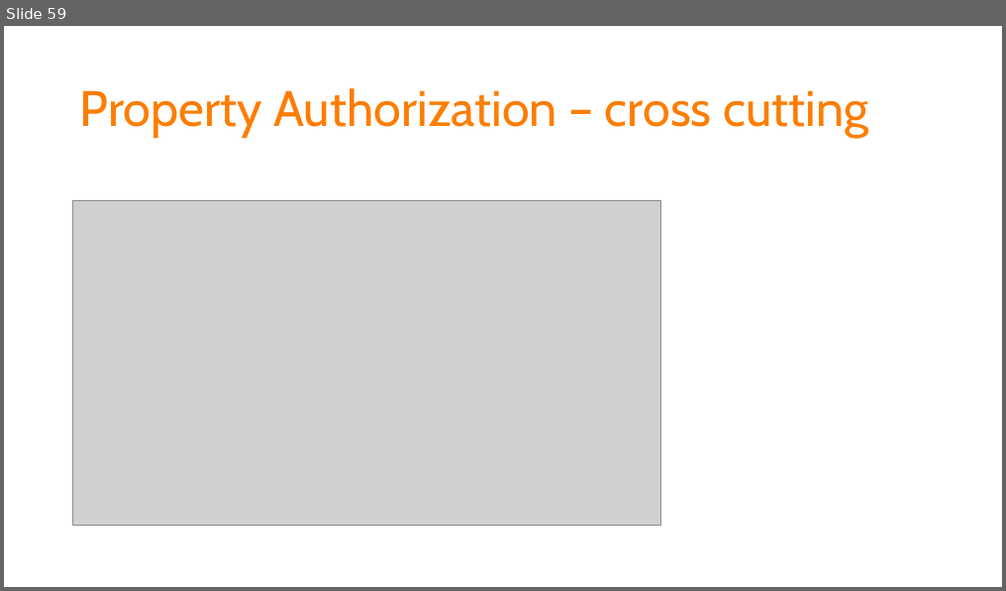
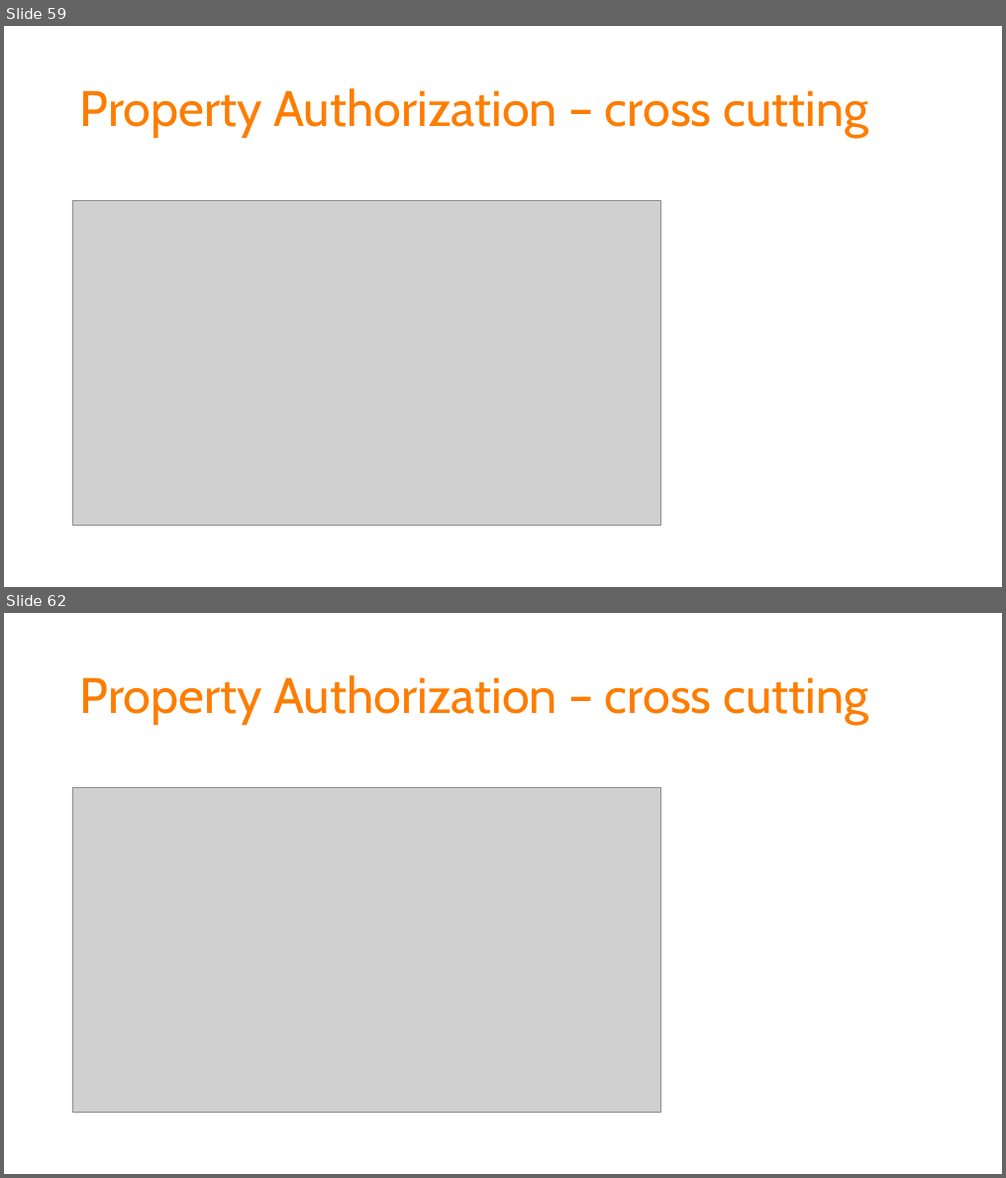
Before and after one commit to spetryjohnson/Talk---Dont-Write-Secure-Code-Design-Secure-Systems, a slide deck: Secure Systems - CodeMash 2017.pptx. Shown one above the other, each under a label of ours: slide 59 before the commit, slides 59 and 62 after it; the slides between them are not shown. The pictures are 1006x591 and 1006x1178 pixels, drawn with LibreOffice and Linux fonts; fonts in the diff are those of the drawing; grey boxes stand for pictures. Boxes give left, top, right and bottom in pixels: in the first picture for what was removed or moved away, otherwise in the second. Text is boxed around its words. In the diff, an @@ line names an element or a change of style, - is before the commit and + after.

```diff
--- a/Secure Systems - CodeMash 2017.pptx
+++ b/Secure Systems - CodeMash 2017.pptx
@@ slide 62 added at [4,613,1002,1174], background #FFFFFF @@
@@ title added at [80,675,868,724], 48 pt, text #FD7D00 @@
+Property Authorization – cross cutting
@@ picture added at [73,788,661,1113] @@
```
Also in this commit, not shown: 2 other slides added, 2 other files.
